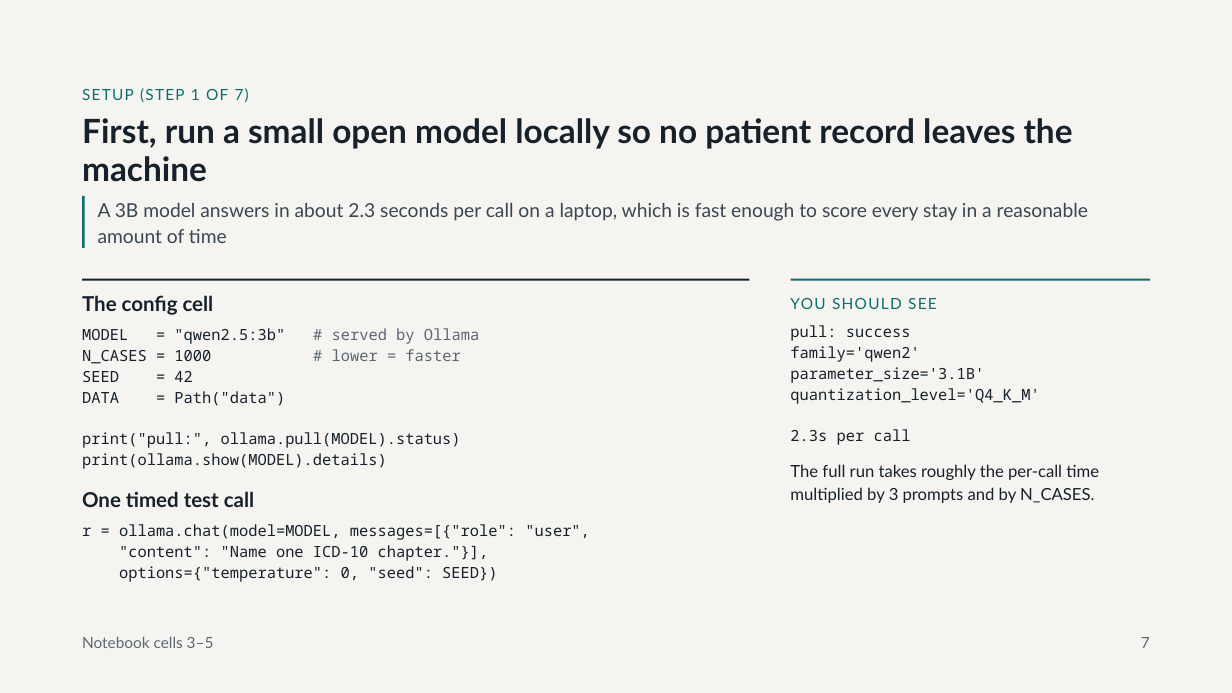
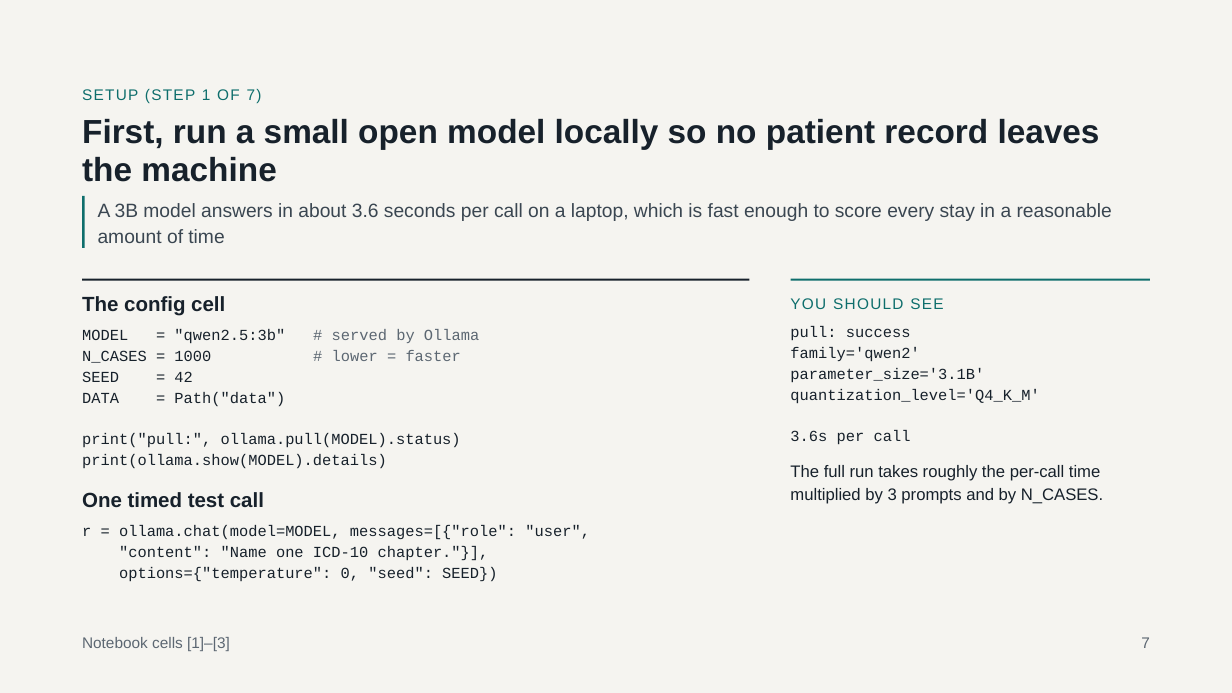
Before and after one commit to bja2376/triage-llm-tutorial, a slide deck: slide 7 of Classifying ED Visits with an LLM.pptx. Drawn at 1232x693 pixels with LibreOffice and Linux fonts; fonts in the diff are those of the drawing. Boxes give left, top, right and bottom in pixels: in the first picture for what was removed or moved away, otherwise in the second. Text is boxed around its words. In the diff, an @@ line names an element or a change of style, - is before the commit and + after.

```diff
--- a/Classifying ED Visits with an LLM.pptx
+++ b/Classifying ED Visits with an LLM.pptx
@@ text at (x1=98, y1=203, x2=1112, y2=243): text changed; font Lato to Arial @@
-A 3B model answers in about 2.3 seconds per call on a laptop, which is fast enough to score every stay in a reasonable amount of time
+A 3B model answers in about 3.6 seconds per call on a laptop, which is fast enough to score every stay in a reasonable amount of time
@@ text "MODEL = "qwen2.5:3b" # served ..." at (x1=82, y1=329, x2=461, y2=469): font Noto Sans Mono to Courier New @@
@@ text at (x1=790, y1=326, x2=1039, y2=404): font Noto Sans Mono to Courier New in "pull: success", "family='qwen2'", "parameter_size='3.1B'", "quantization_level='Q4_K_M'" @@
@@ text at (x1=790, y1=430, x2=911, y2=445): text changed; font Noto Sans Mono to Courier New @@
-2.3s per call
+3.6s per call
@@ text "r = ollama.chat(model=MODEL, messages=[{"role": "user"," at (x1=82, y1=525, x2=590, y2=582): font Noto Sans Mono to Courier New @@
@@ text at (x1=82, y1=637, x2=230, y2=651): text changed; font Lato to Arial @@
-Notebook cells 3–5
+Notebook cells [1]–[3]
@@ font Lato to Arial in 7 elements at (x1=82, y1=89, x2=262, y2=103), (x1=82, y1=119, x2=1100, y2=182), (x1=82, y1=296, x2=225, y2=316), (x1=82, y1=492, x2=264, y2=508), (x1=790, y1=298, x2=943, y2=309), (x1=790, y1=465, x2=1103, y2=504), (x1=1141, y1=637, x2=1150, y2=648) @@
```
Also in this commit, not shown: 18 other slides changed.
